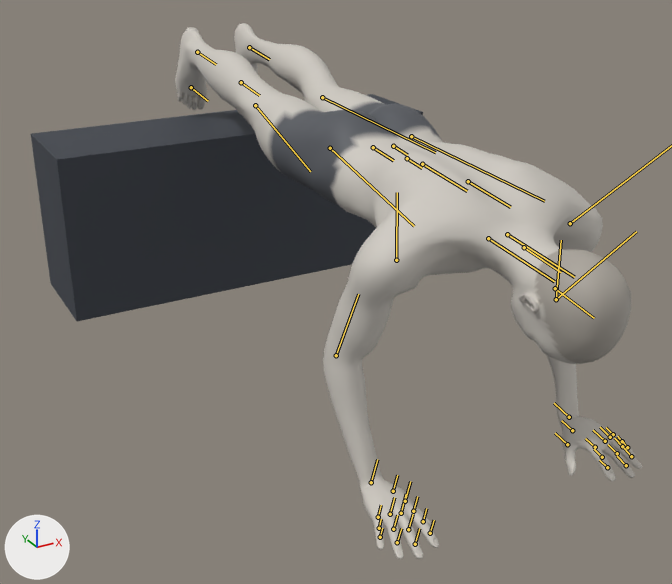
One commit to the glTF model exports/decline-push-up.glb: the scene before it, then after it.
One viewpoint serves both versions: a 50 mm lens placed at (-1.12, -1.98, 1.17), pointed at (-0.07, -0.08, 0.22). Lighting does not change. The marker at lower left points along +X, +Y and +Z. The picture after the commit comes second. Both versions are drawn at frame 20 of the action 'decline-push-up'; the numbers are the values there. The bones that change, and the others that lie on the model, are drawn over the model as lines.

Names of what the first picture shows: 'Mesh_0', 'bench'.
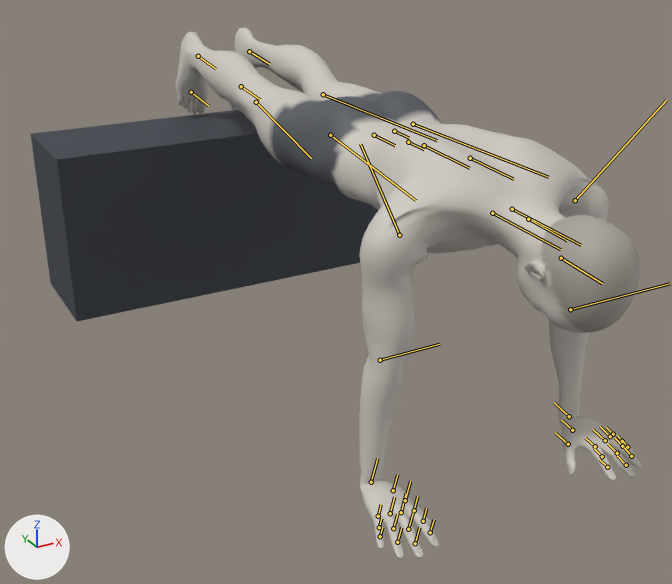
What differs and where, as boxes [x1, y1, x2, y2] in the pictures (672 x 584 px):
'Mesh_0', posed
    before: [175, 23, 642, 559]
    after: [175, 28, 642, 559]
bone 'pelvis', root to tip
    before: (373, 147) to (393, 160)
    after: (374, 135) to (395, 145)
bone 'lowerarm_l', root to tip
    before: (556, 299) to (636, 231)
    after: (570, 309) to (670, 283)
bone 'hand_l', root to tip
    before: (569, 417) to (554, 403)
    after: (569, 416) to (554, 402)
bone 'upperarm_r', root to tip
    before: (396, 260) to (397, 192)
    after: (399, 235) to (360, 144)
bone 'lowerarm_r', root to tip
    before: (336, 355) to (358, 294)
    after: (380, 360) to (439, 344)
bone 'hand_r', root to tip
    before: (371, 482) to (377, 459)
    after: (371, 482) to (377, 458)
bone 'foot_l', root to tip
    before: (249, 47) to (269, 59)
    after: (249, 51) to (269, 64)
bone 'foot_r', root to tip
    before: (197, 52) to (216, 64)
    after: (198, 56) to (216, 69)

The edits, one by one:
Bone 'pelvis' (bone_pelvis) moves from (0.13, -0.377, 0.0) to (0.133, -0.346, 0.0).
Bone 'pelvis' (bone_pelvis) turns from (0, 0, -96) to (0, 0, -93) degrees about its own x, y and z.
Bone 'upperarm_l' (bone_upperarm_l) turns from (-16, -17, 64) to (-26, -25, 84) degrees about its own x, y and z.
Bone 'lowerarm_l' (bone_lowerarm_l) turns from (12, -12, -8) to (-1, 15, -43) degrees about its own x, y and z.
Bone 'hand_l' (bone_hand_l) turns from (77, -13, 22) to (77, -26, 41) degrees about its own x, y and z.
Bone 'upperarm_r' (bone_upperarm_r) turns from (16, 17, 64) to (26, 25, 84) degrees about its own x, y and z.
Bone 'lowerarm_r' (bone_lowerarm_r) turns from (-12, 12, -8) to (1, -15, -43) degrees about its own x, y and z.
Bone 'hand_r' (bone_hand_r) turns from (-77, 13, 22) to (-77, 26, 41) degrees about its own x, y and z.
Bone 'foot_l' (bone_foot_l) turns from (9, -6, 1) to (9, -6, -2) degrees about its own x, y and z.
Bone 'foot_r' (bone_foot_r) turns from (-9, 6, 1) to (-9, 6, -2) degrees about its own x, y and z.
